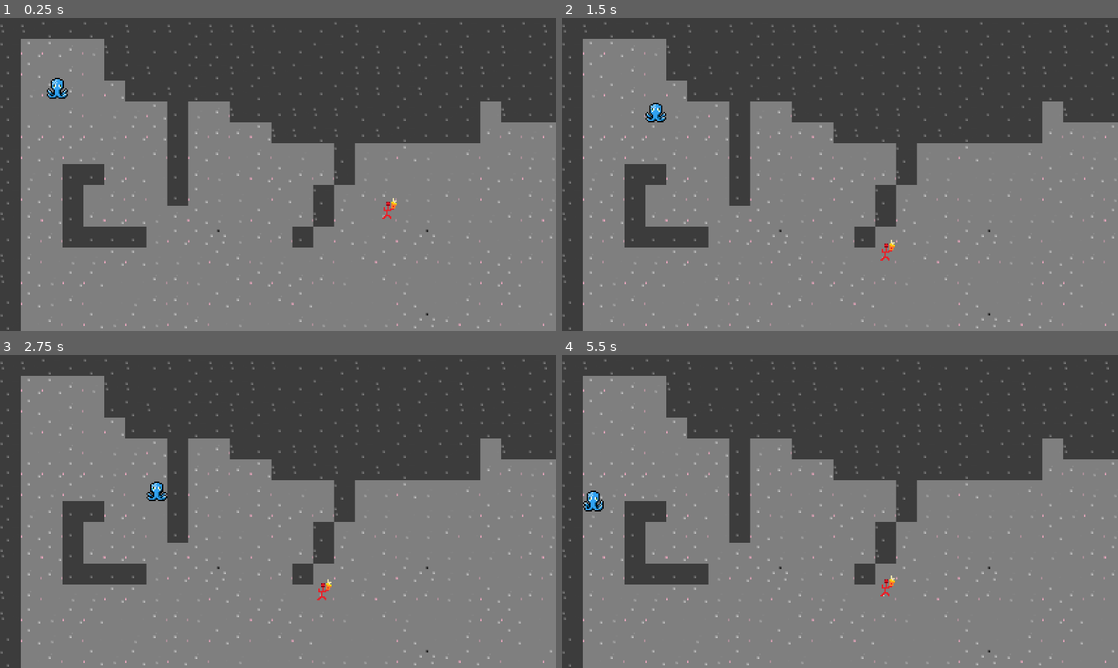
Above: before the commit, frames 1-4 (two rows, left to right).
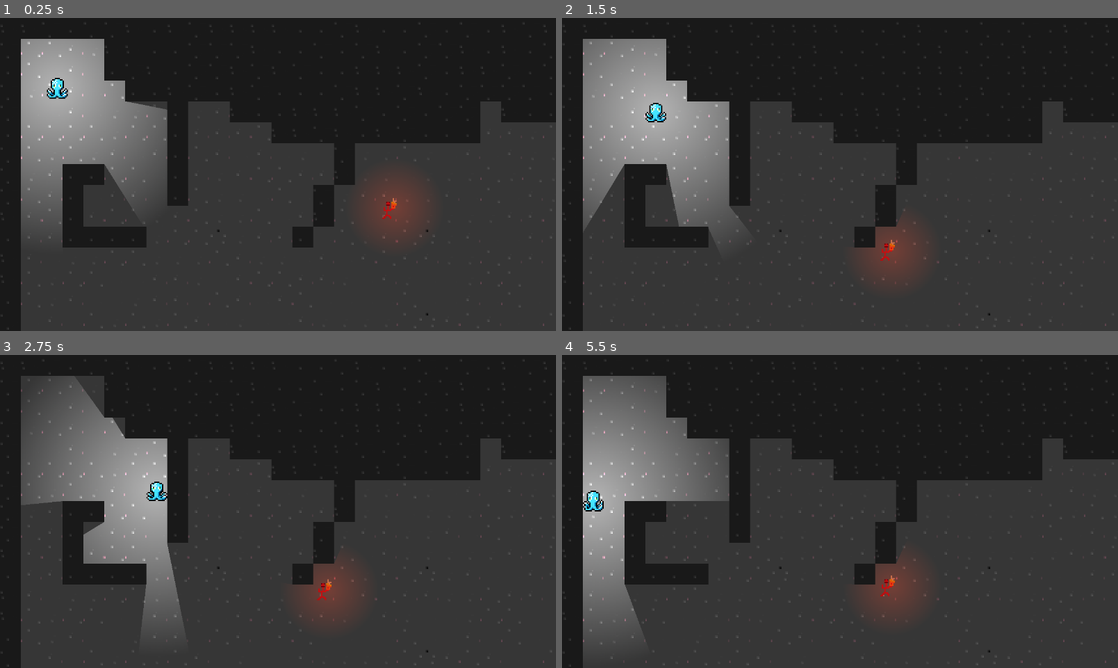
Above: after the commit, the same moments.

Repository: LD-Summoning/Game
Game: Godot game, scene res://scenes/main_scene.tscn
The game is run twice, just before and just after one commit, with the same random seed, the same clock (stepped at 60 frames per second) and the same inputs.
Inputs:
- Up to frame 1 (0.25 s): no input
- Up to frame 2 (1.5 s): hold Right (right) 0.53-1.28 s; hold S (down) from 1.28 s (still down)
- Up to frame 3 (2.75 s): release S (down) at 2.03 s; hold Right (right) from 2.03 s (still down)
- Up to frame 4 (5.5 s): release Right (right) at 2.78 s; hold W (up) 2.78-3.53 s; hold Left (left) 3.53-5.03 s; tap Enter at 5 s; hold S (down) from 5.03 s (still down)

The runs differ from the first frame. In frame 1, 94% of the frame differs, in the area x 0-100%, y 0-100%; in frame 2, 92%; in frame 3, 94%; in frame 4, 94%.

Commit message:
und er sprach es werde licht

Diff:
--- a/scenes/fire_imp.tscn
+++ b/scenes/fire_imp.tscn
@@ -1,8 +1,9 @@
-[gd_scene load_steps=5 format=3 uid="uid://b0gwjrkr0mtl4"]
+[gd_scene load_steps=6 format=3 uid="uid://b0gwjrkr0mtl4"]
 
 [ext_resource type="Texture2D" uid="uid://c7ek30hlrsda7" path="res://enemy/fire_imp/imp.png" id="1_o5n45"]
 [ext_resource type="Script" path="res://enemy/fire_imp/fire_imp.gd" id="1_r1ib6"]
 [ext_resource type="Script" path="res://common/Health.gd" id="3_48u3h"]
+[ext_resource type="Texture2D" uid="uid://cufvplb2lp0ye" path="res://common/neutral_light.webp" id="4_sg0ck"]
 
 [sub_resource type="CircleShape2D" id="CircleShape2D_u2qb2"]
 radius = 9.5
@@ -32,5 +33,13 @@
 [node name="Health" type="Node" parent="."]
 script = ExtResource("3_48u3h")
 
+[node name="PointLight2D" type="PointLight2D" parent="."]
+color = Color(0.988235, 0.133333, 0, 1)
+energy = 0.5
+shadow_enabled = true
+texture = ExtResource("4_sg0ck")
+offset = Vector2(5, 0)
+texture_scale = 0.3
+
 [connection signal="timeout" from="CastTimer" to="." method="_on_cast_timer_timeout"]
 [connection signal="timeout" from="PathfindingTimer" to="." method="_on_pathfinding_timer_timeout"]
--- a/scenes/level.tscn
+++ b/scenes/level.tscn
@@ -67,30 +67,51 @@
 4:0/3/physics_layer_0/linear_velocity = Vector2(0, 0)
 4:0/3/physics_layer_0/angular_velocity = 0.0
 
+[sub_resource type="OccluderPolygon2D" id="OccluderPolygon2D_sfh04"]
+polygon = PackedVector2Array(-8, -8, 8, -8, 8, 8, -8, 8)
+
+[sub_resource type="OccluderPolygon2D" id="OccluderPolygon2D_82j1s"]
+polygon = PackedVector2Array(-8, -8, 8, -8, 8, 8, -8, 8)
+
+[sub_resource type="OccluderPolygon2D" id="OccluderPolygon2D_nmh37"]
+polygon = PackedVector2Array(-8, -8, 8, -8, 8, 8, -8, 8)
+
+[sub_resource type="OccluderPolygon2D" id="OccluderPolygon2D_1s3qf"]
+polygon = PackedVector2Array(-8, -8, 8, -8, 8, 8, -8, 8)
+
+[sub_resource type="OccluderPolygon2D" id="OccluderPolygon2D_xjqfq"]
+polygon = PackedVector2Array(-8, -8, 8, -8, 8, 8, -8, 8)
+
 [sub_resource type="TileSetAtlasSource" id="TileSetAtlasSource_04tue"]
 texture = ExtResource("2_bijbt")
 0:0/0 = 0
+0:0/0/occlusion_layer_0/polygon = SubResource("OccluderPolygon2D_sfh04")
 0:0/0/physics_layer_0/linear_velocity = Vector2(0, 0)
 0:0/0/physics_layer_0/angular_velocity = 0.0
 0:0/0/physics_layer_0/polygon_0/points = PackedVector2Array(8, 8, 8, -8, -8, -8, -8, 8)
 1:0/0 = 0
+1:0/0/occlusion_layer_0/polygon = SubResource("OccluderPolygon2D_82j1s")
 1:0/0/physics_layer_0/linear_velocity = Vector2(0, 0)
 1:0/0/physics_layer_0/angular_velocity = 0.0
 1:0/0/physics_layer_0/polygon_0/points = PackedVector2Array(8, -8, 8, -8, -8, -8, -8, 8, 8, 8)
 2:0/0 = 0
+2:0/0/occlusion_layer_0/polygon = SubResource("OccluderPolygon2D_nmh37")
 2:0/0/physics_layer_0/linear_velocity = Vector2(0, 0)
 2:0/0/physics_layer_0/angular_velocity = 0.0
 2:0/0/physics_layer_0/polygon_0/points = PackedVector2Array(8, -8, -8, -8, -8, 8, 8, 8)
 3:0/0 = 0
+3:0/0/occlusion_layer_0/polygon = SubResource("OccluderPolygon2D_1s3qf")
 3:0/0/physics_layer_0/linear_velocity = Vector2(0, 0)
 3:0/0/physics_layer_0/angular_velocity = 0.0
 3:0/0/physics_layer_0/polygon_0/points = PackedVector2Array(8, -8, -8, -8, -8, 8, 8, 8)
 4:0/0 = 0
+4:0/0/occlusion_layer_0/polygon = SubResource("OccluderPolygon2D_xjqfq")
 4:0/0/physics_layer_0/linear_velocity = Vector2(0, 0)
 4:0/0/physics_layer_0/angular_velocity = 0.0
 4:0/0/physics_layer_0/polygon_0/points = PackedVector2Array(8, -8, -8, -8, -8, 8, 8, 8)
 
 [sub_resource type="TileSet" id="TileSet_w2t4t"]
+occlusion_layer_0/light_mask = 1
 physics_layer_0/collision_layer = 2
 navigation_layer_0/layers = 1
 sources/0 = SubResource("TileSetAtlasSource_ftnke")
--- a/scenes/main_scene.tscn
+++ b/scenes/main_scene.tscn
@@ -8,3 +8,6 @@
 [node name="Level" parent="." instance=ExtResource("1_m0ma4")]
 
 [node name="Player" parent="." instance=ExtResource("2_vo3os")]
+
+[node name="CanvasModulate" type="CanvasModulate" parent="."]
+color = Color(0.427451, 0.427451, 0.427451, 1)
--- a/scenes/player.tscn
+++ b/scenes/player.tscn
@@ -1,9 +1,10 @@
-[gd_scene load_steps=23 format=3 uid="uid://bqnmlnjkhs2tk"]
+[gd_scene load_steps=24 format=3 uid="uid://bqnmlnjkhs2tk"]
 
 [ext_resource type="Script" path="res://player/player.gd" id="1_pu3yh"]
 [ext_resource type="Texture2D" uid="uid://cslpjqtkl2x1u" path="res://player/Oktopus_idle-Sheet.png" id="2_jfsms"]
 [ext_resource type="Texture2D" uid="uid://bovxy3mk6dy45" path="res://player/Oktopus_left_walk-Sheet.png" id="3_kw36i"]
 [ext_resource type="Script" path="res://common/Health.gd" id="4_o31k1"]
+[ext_resource type="Texture2D" uid="uid://cufvplb2lp0ye" path="res://common/neutral_light.webp" id="5_qrj7x"]
 
 [sub_resource type="RectangleShape2D" id="RectangleShape2D_07hoi"]
 size = Vector2(16, 15)
@@ -147,3 +148,7 @@
 
 [node name="Health" type="Node" parent="."]
 script = ExtResource("4_o31k1")
+
+[node name="PointLight2D" type="PointLight2D" parent="."]
+shadow_enabled = true
+texture = ExtResource("5_qrj7x")
Binary file added: common/neutral_light.webp
Not shown, added: common/neutral_light.webp.import
Not shown: 1 places in scenes/level.tscn that only renumber resources
